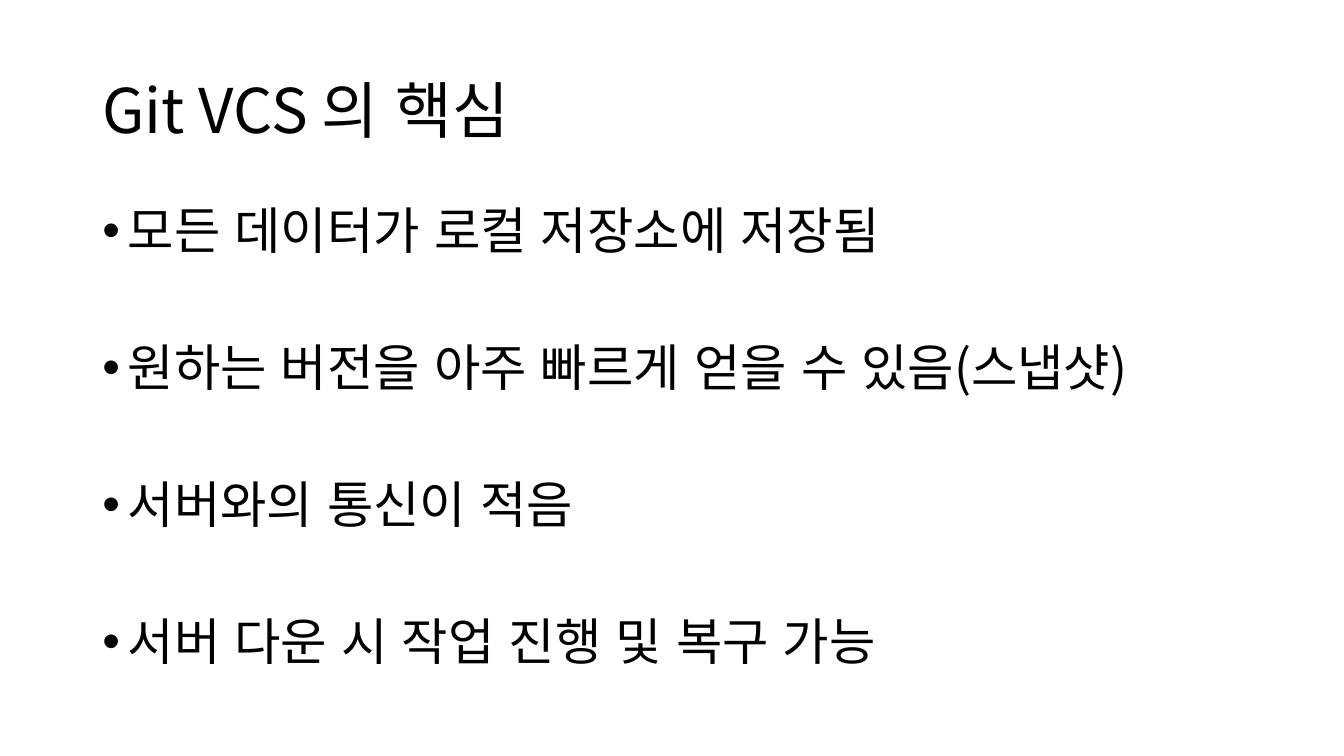
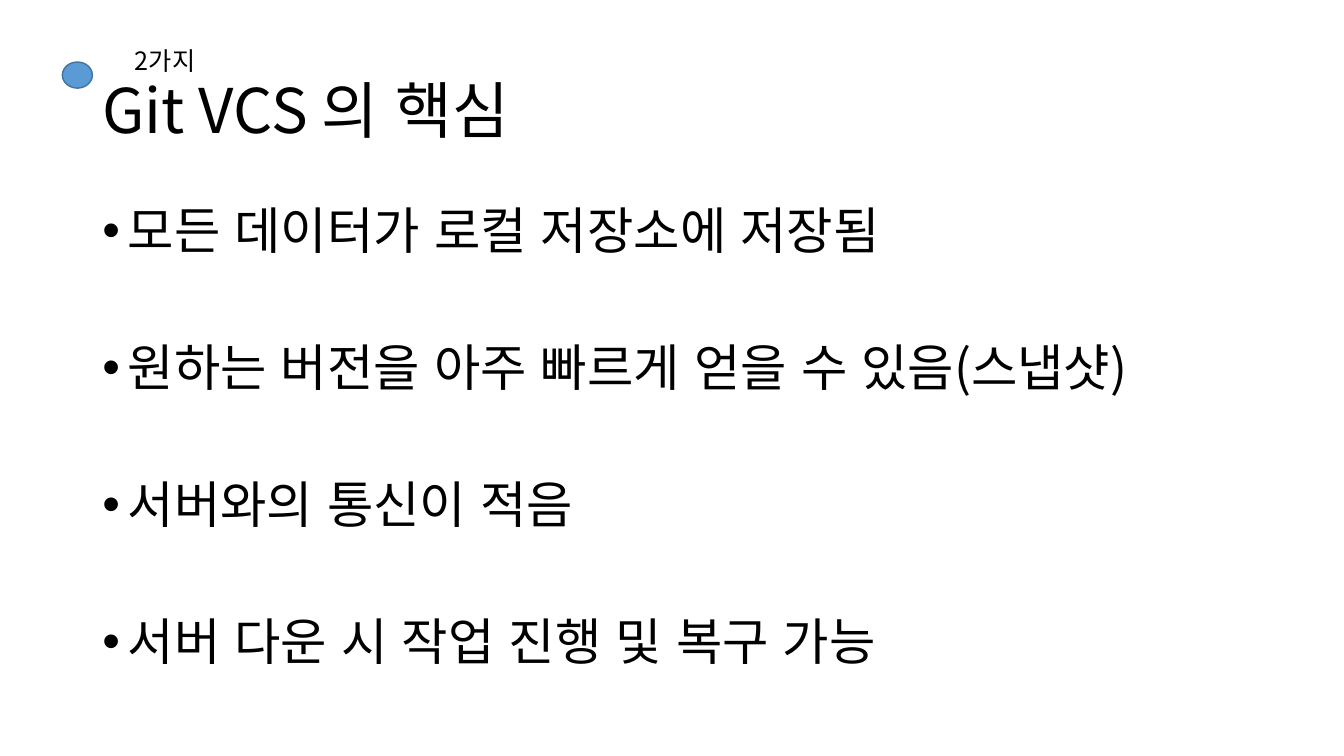
Before and after one commit to dw5450/3rd_second, a slide deck: slide 24 of 게임 소프트웨어 공학/ppt/게임 소프트웨어 공학 (Lecture 2).pptx. Drawn at 1344x756 pixels with LibreOffice and Linux fonts; fonts in the diff are those of the drawing. Boxes give left, top, right and bottom in pixels: in the first picture for what was removed or moved away, otherwise in the second. Text is boxed around its words. In the diff, an @@ line names an element or a change of style, - is before the commit and + after.

```diff
--- a/게임 소프트웨어 공학/ppt/게임 소프트웨어 공학 (Lecture 2).pptx
+++ b/게임 소프트웨어 공학/ppt/게임 소프트웨어 공학 (Lecture 2).pptx
@@ text added at [135,49,195,72], 18 pt, text #000000 @@
+2가지
@@ ellipse added at [63,62,93,88], fill #5B9BD5, outline #43739E 1 pt @@
```
Also in this commit, not shown: 2 other slides changed, 34 other files.
